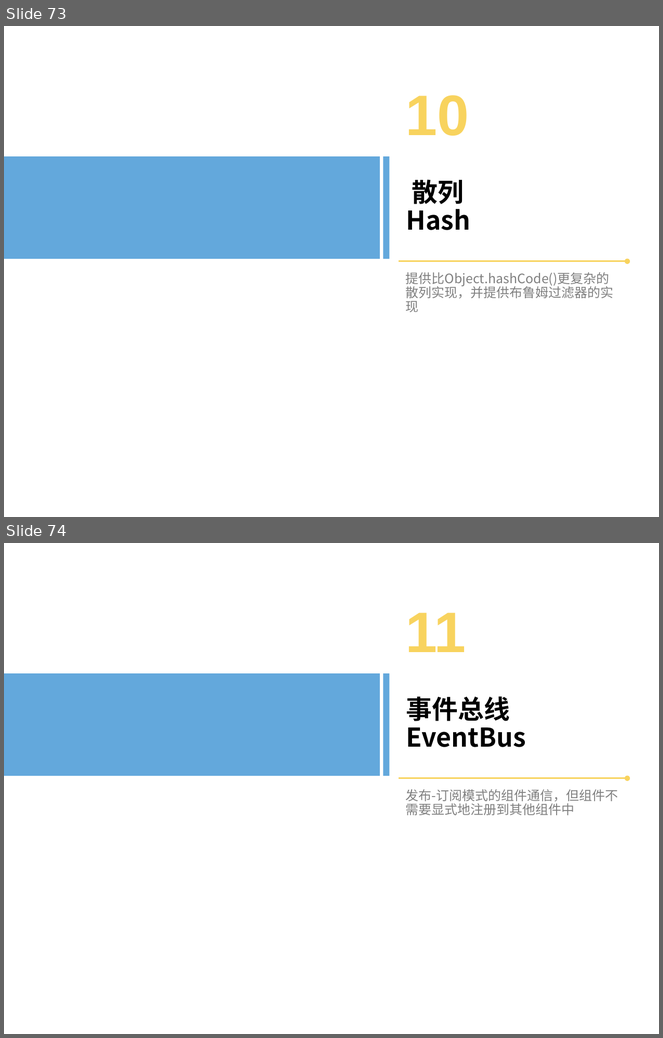
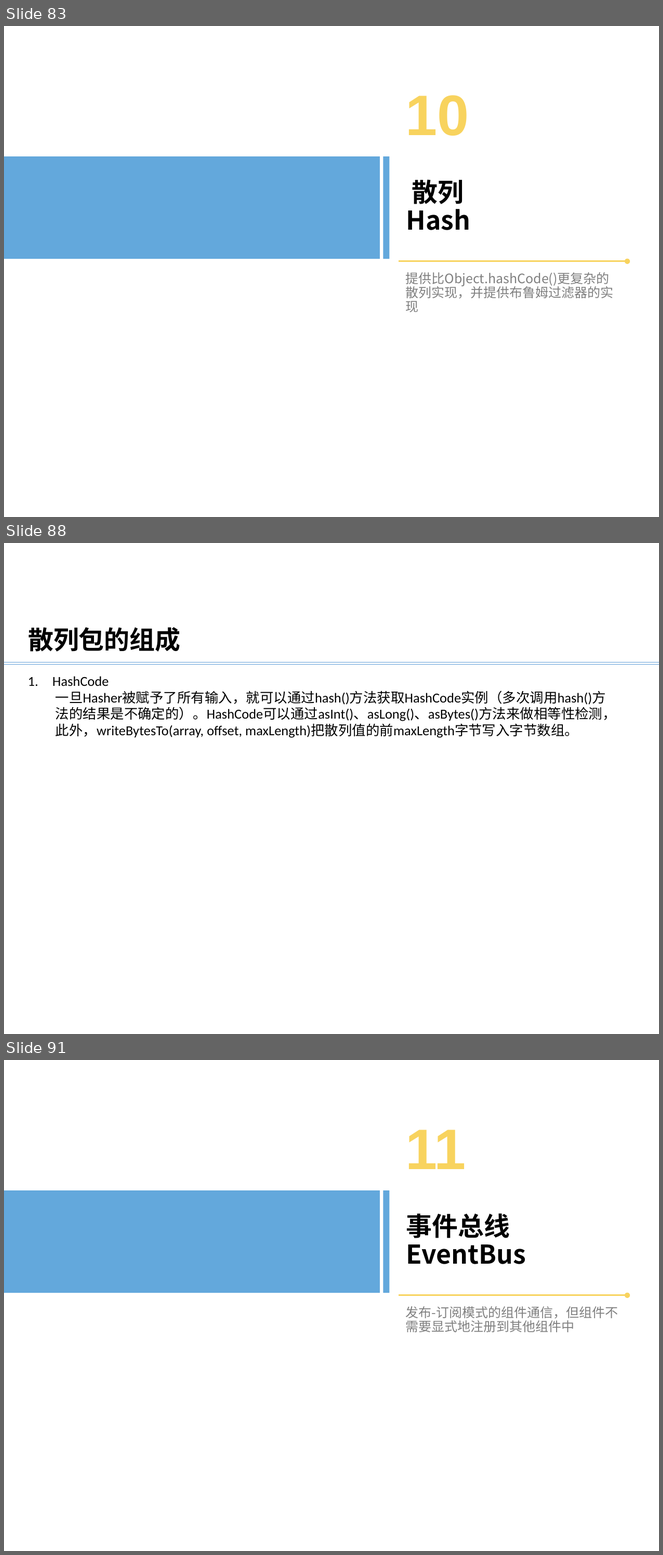
Before and after one commit to bxguo/guava, a slide deck: Guava介绍.pptx. Shown one above the other, each under a label of ours: slides 73 and 74 before the commit, slides 83, 88 and 91 after it; the slides between them are not shown. The pictures are 663x1038 and 663x1555 pixels, drawn with LibreOffice and Linux fonts; fonts in the diff are those of the drawing; background and template pictures are left out. Boxes give left, top, right and bottom in pixels: in the first picture for what was removed or moved away, otherwise in the second. Text is boxed around its words. In the diff, an @@ line names an element or a change of style, - is before the commit and + after.

```diff
--- a/Guava介绍.pptx
+++ b/Guava介绍.pptx
@@ slide 88 added at bbox=[4, 543, 659, 1034], background #FFFFFF @@
@@ text added at bbox=[28, 627, 181, 652], 28 pt, text #000000, bold @@
+散列包的组成
@@ line added from (4, 662) to (659, 662), #5B9BD5 0.5 pt @@
@@ line added from (4, 664) to (659, 664), #5B9BD5 0.5 pt @@
@@ text added at bbox=[52, 676, 617, 738], 15.1 pt, text #000000 @@
+1. HashCode
+  一旦Hasher被赋予了所有输入，就可以通过hash()方法获取HashCode实例（多次调用hash()方法的结果是不确定的）。HashCode可以通过asInt()、asLong()、asBytes()方法来做相等性检测，此外，writeBytesTo(array, offset, maxLength)把散列值的前maxLength字节写入字节数组。
@@ what was slide 73 is now slide 83 @@
@@ what was slide 74 is now slide 91 @@
```
Also in this commit, not shown: 26 other slides added, 1 other file.
